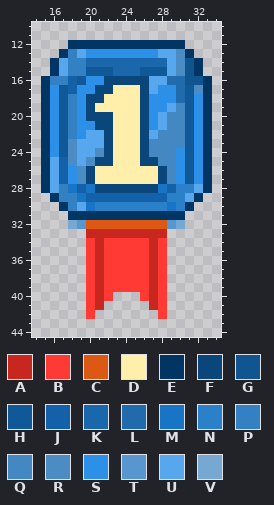
Pixel-art file, stored at assets/sprite_models/medals_model.aseprite. The first picture shows the starting point.
50x50 pixels, 1 frame. Colours within 5 levels of each other are drawn and written as one. Shown: x 14..34, y 10..44.
Palette (. is transparent): A #c8271f  B #ff3a34  C #dd5813  D #ffefaa  E #003564  F #0a467a  G #105490  H #105999  J #1362a9  K #1b67ab  L #216aab  M #1874c5  N #2b80ca  P #3380c3  Q #4387c3  R #4c8cc5  S #2c90e9  T #5796ce  U #56a7ed  V #77a8d3
Pixels before, first column x 15:
12 ...EEEEEEEEEEEEE...
13 ..EPUSSSSSSSSUURE..
14 .EUPPKKKKKKKKKURGE.
15 .EUPPHHHKKKHHHURGE.
16 EPPJHSSFFFFFUULLGGE
17 ESHJSSFFDDDFUSSLHRE
18 ESHPSFFDDDDFSSSLHSE
19 ESHPSFDDDDDFSSUQHSE
20 ESHPSFFFDDDFSUQQHSE
21 ESHPSSFFDDDFSUQQHSE
22 ESHPSUUFDDDFUQQQHSE
23 ESHRUUUFDDDFQQQQHSE
24 ESHRUURFDDDFQQQSHSE
25 EUJRURFFDDDFFQQSHSE
26 EUJSRFDDDDDDDFQSHSE
27 EUJSRFDDDDDDDFQSHSE
28 EUPMJMFFFFFFFMJNNUE
29 .EPPMJJJJJJJJJNNUE.
30 ..EPUMNNNNNNNNMNE..
31 ...EEEEEEEEEEEEE...
32 ...VTCCCCCCCCCTV...
33 .....AAAAAAAAA.....
34 .....BABBBBBAB.....
35 .....BABBBBBAB.....
36 .....BABBBBBAB.....
37 .....BABBBBBAB.....
38 .....BABBBBBAB.....
39 .....BABBBBBAB.....
40 .....BAB...BAB.....
41 .....BA.....AB.....
42 .....B.......B.....
The result:
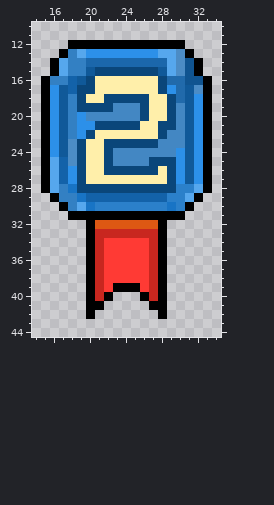
Diff:
layer "Layer 1" now hidden
layer "Layer 1 Copy" added
colour E: #003564 -> #000000
Changed rows in their new state; - is a pixel that keeps its letter.
first column x 19:
15 --FFFFFFF--
16 -FDDDDDDDF-
17 FFDD---DDF-
18 FDDFFFF-DDF
19 F-FFQQQ-DDF
20 -QQQQQQ-DDF
21 ----FFFDDFF
22 -FDD---DDF-
23 FDD-FFF-F--
24 FDD-QQQQ---
25 FDD-QQQQ-FF
26 FD-FFFFFFDF
27 FD-------DF
28 FF-------FF
first column x 18:
32 ..E-------E..
33 --E-------E--
34 --E-------E--
35 --E-------E--
36 --E-------E--
37 --E-------E--
38 --E-------E--
39 --E--EEE--E--
40 --E-E---E-E--
41 --EE-----EE--
42 --E-------E--
Where, in picture pixels (left, top, right, bottom), the same in both pictures:
changed: (41, 40, 212, 319)
